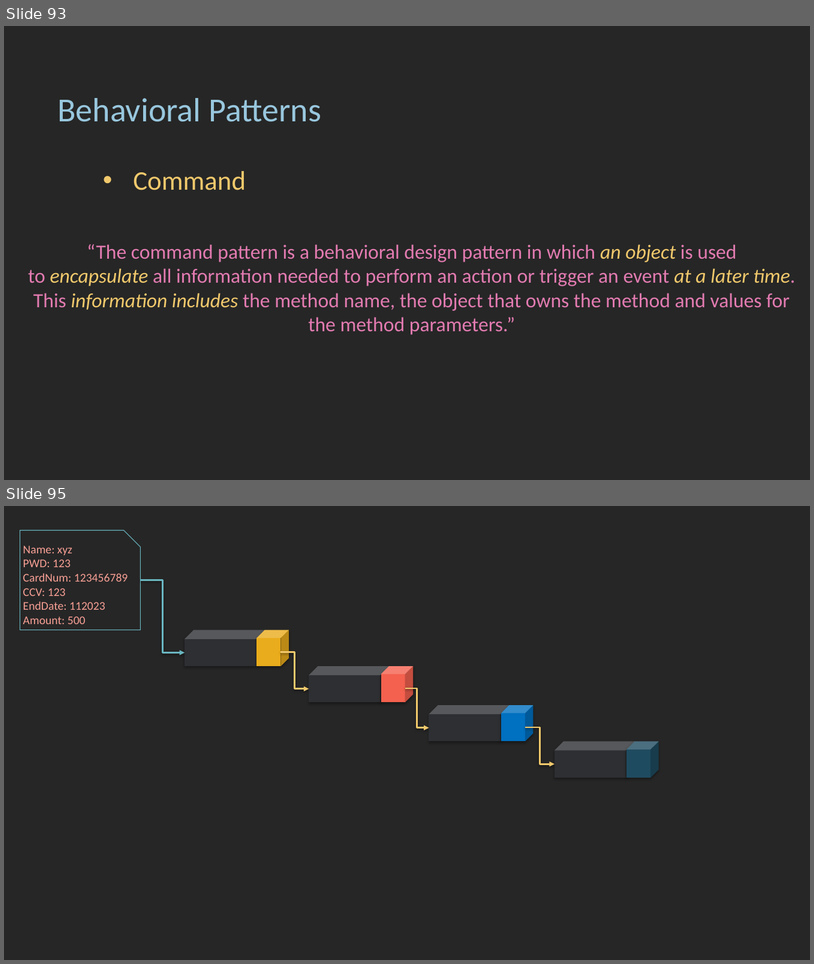
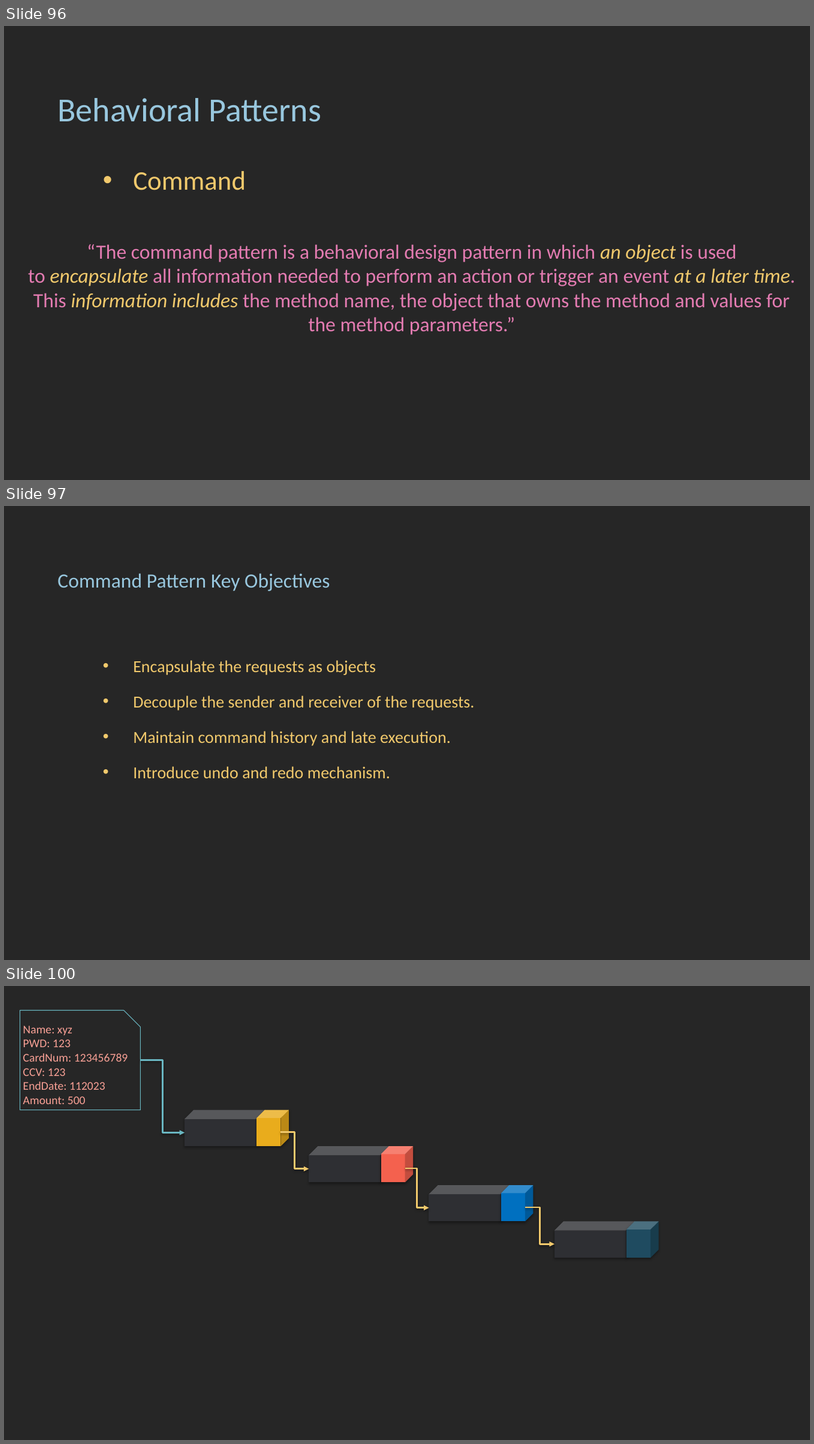
Before and after one commit to Eng-MohammedReda/SOFTWARE_DESIGN_PATTERNS_PPT, a slide deck: Modern Software Design Patterns 2.pptx. Shown one above the other, each under a label of ours: slides 93 and 95 before the commit, slides 96, 97 and 100 after it; the slides between them are not shown. The pictures are 814x964 and 814x1444 pixels, drawn with LibreOffice and Linux fonts; fonts in the diff are those of the drawing. Boxes give left, top, right and bottom in pixels: in the first picture for what was removed or moved away, otherwise in the second. Text is boxed around its words. In the diff, an @@ line names an element or a change of style, - is before the commit and + after.

```diff
--- a/Modern Software Design Patterns 2.pptx
+++ b/Modern Software Design Patterns 2.pptx
@@ slide 97 added at bbox=[4, 506, 810, 960], background #262626 @@
@@ text added at bbox=[57, 573, 330, 591], 24 pt, text #98C7DE @@
+Command Pattern Key Objectives
@@ text added at bbox=[133, 660, 475, 778], 20 pt, text #F1C96C @@
+• Encapsulate the requests as objects
+• Decouple the sender and receiver of the requests.
+• Maintain command history and late execution.
+• Introduce undo and redo mechanism.
@@ what was slide 93 is now slide 96 @@
@@ what was slide 95 is now slide 100 @@
```
Also in this commit, not shown: 4 other slides added.
